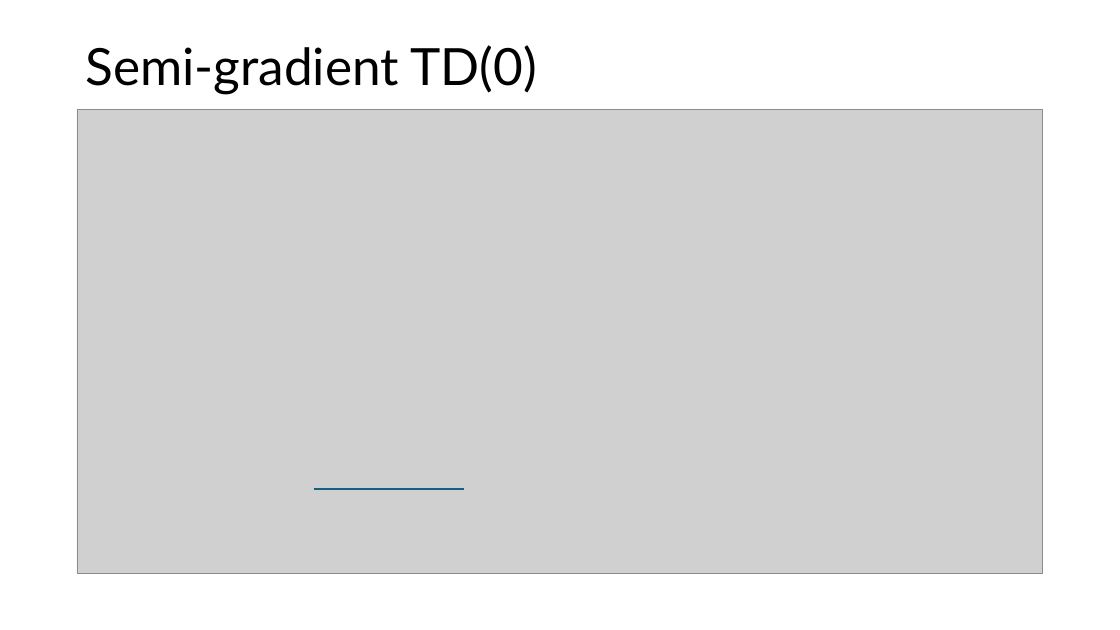
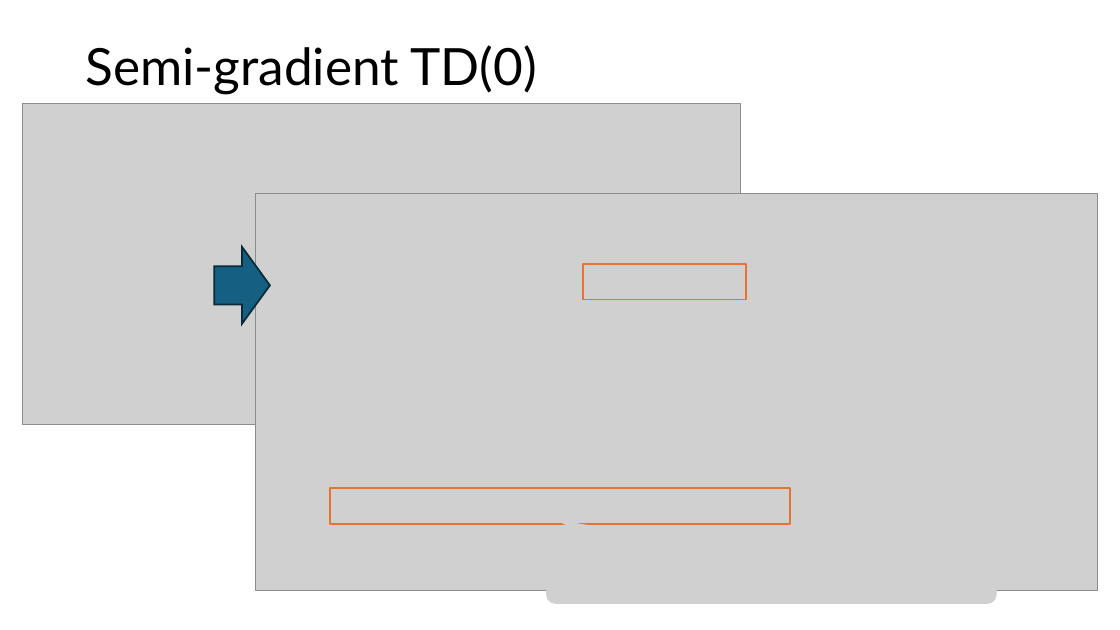
Before and after one commit to mhahsler/Introduction_to_Reinforcement_Learning, a slide deck: slide 18 of slides/Lecture_Chapter09.pptx. Drawn at 1120x630 pixels with LibreOffice and Linux fonts; fonts in the diff are those of the drawing; grey boxes stand for pictures. Boxes give left, top, right and bottom in pixels: in the first picture for what was removed or moved away, otherwise in the second. Text is boxed around its words. In the diff, an @@ line names an element or a change of style, - is before the commit and + after.

```diff
--- a/slides/Lecture_Chapter09.pptx
+++ b/slides/Lecture_Chapter09.pptx
@@ picture added at bbox=[23, 103, 740, 425] @@
@@ picture: place and size @@
-picture at bbox=[77, 110, 1044, 573]
+picture at bbox=[255, 194, 1097, 592]
@@ right arrow added at bbox=[214, 247, 270, 323], fill #156082, outline #092A39 1.5 pt @@
@@ rectangle added at bbox=[583, 264, 746, 299], outline #E97132 1.5 pt @@
@@ line removed from (313, 489) to (465, 489) @@
@@ rectangle added at bbox=[330, 488, 791, 523], outline #E97132 1.5 pt @@
@@ picture removed at bbox=[441, 514, 891, 569] @@
@@ picture added at bbox=[546, 549, 996, 604] @@
```
Also in this commit, not shown: 11 other slides changed, 2 slides added, 3 other files.
